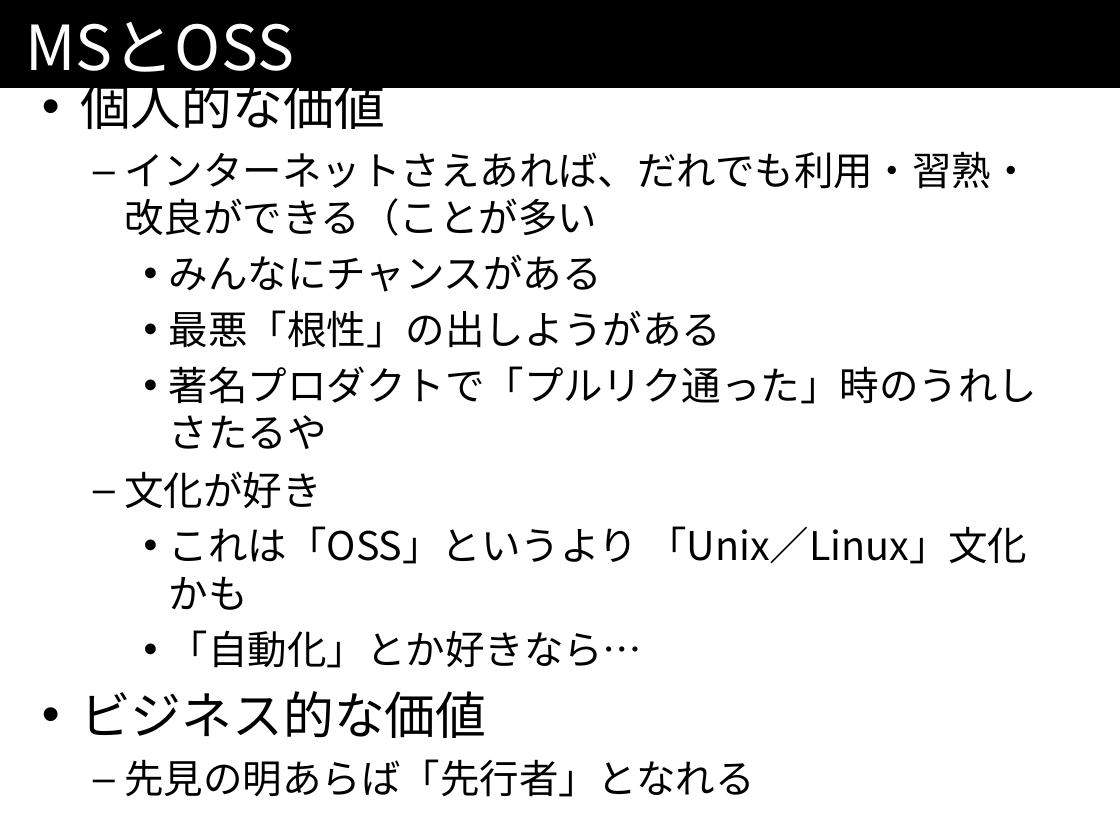
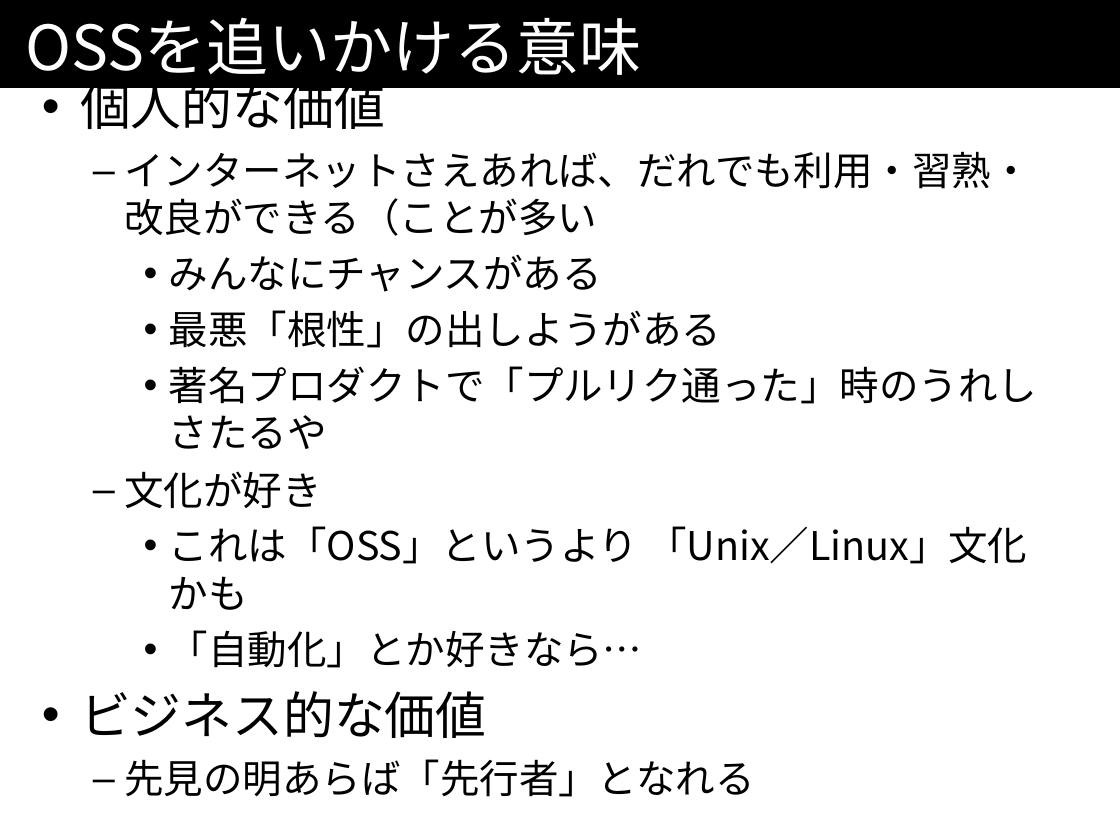
Before and after one commit to kazuhito-m/kazuhito-m.github.io, a slide deck: slide 103 of _drafts/comcamp2016.odp (slide 104 before the commit). Drawn at 1120x840 pixels with LibreOffice and Linux fonts; fonts in the diff are those of the drawing. Boxes give left, top, right and bottom in pixels: in the first picture for what was removed or moved away, otherwise in the second. Text is boxed around its words. In the diff, an @@ line names an element or a change of style, - is before the commit and + after.

```diff
--- a/_drafts/comcamp2016.odp
+++ b/_drafts/comcamp2016.odp
@@ title at <box>25,17,641,75</box>: text changed @@
-MSとOSS
+OSSを追いかける意味
```
Also in this commit, not shown: 4 other slides changed, 1 slide added, 1 slide removed.
